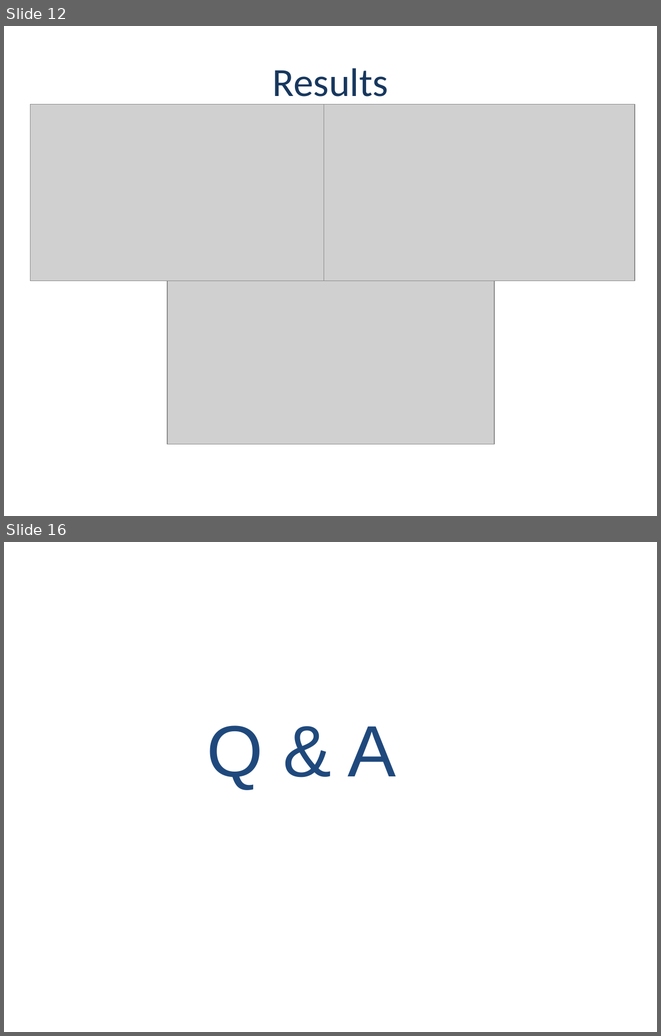
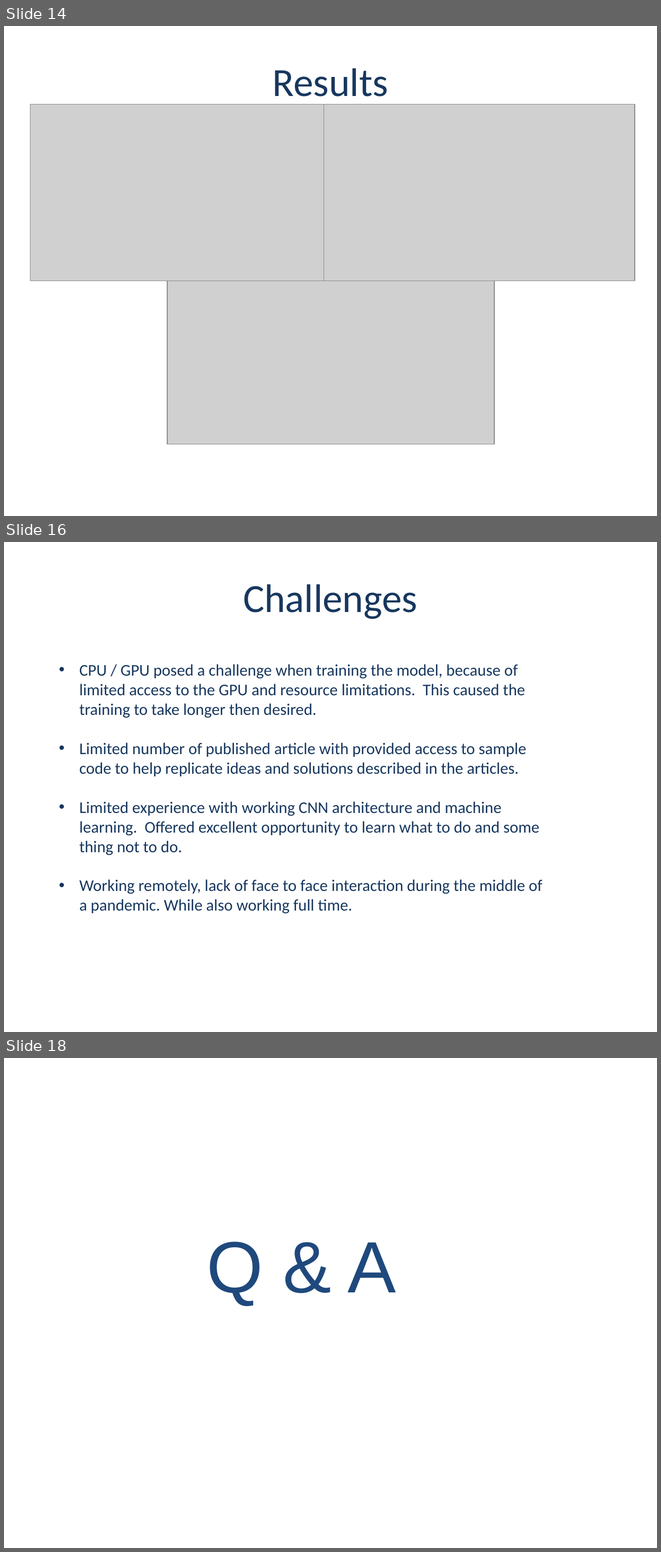
Before and after one commit to dmf49/cs5542FinalProject, a slide deck: Project Presentaion - Group 2- v1.2.0.pptx. Shown one above the other, each under a label of ours: slides 12 and 16 before the commit, slides 14, 16 and 18 after it; the slides between them are not shown. The pictures are 661x1036 and 661x1552 pixels, drawn with LibreOffice and Linux fonts; fonts in the diff are those of the drawing; grey boxes stand for pictures; background and template pictures are left out. Boxes give left, top, right and bottom in pixels: in the first picture for what was removed or moved away, otherwise in the second. Text is boxed around its words. In the diff, an @@ line names an element or a change of style, - is before the commit and + after.

```diff
--- a/Project Presentaion - Group 2- v1.2.0.pptx
+++ b/Project Presentaion - Group 2- v1.2.0.pptx
@@ slide 16 added at box(4, 542, 657, 1032), background picture (left out) @@
@@ text added at box(243, 584, 417, 619), 44 pt, text #17375E @@
+Challenges
@@ text added at box(79, 664, 542, 914), 18 pt, text #17375E @@
+• CPU / GPU posed a challenge when training the model, because of limited access to the GPU and resource limitations. This caused the training to take longer then desired.
+• Limited number of published article with provided access to sample code to help replicate ideas and solutions described in the articles.
+• Limited experience with working CNN architecture and machine learning. Offered excellent opportunity to learn what to do and some thing not to do.
+• Working remotely, lack of face to face interaction during the middle of a pandemic. While also working full time.
@@ what was slide 12 is now slide 14 @@
@@ what was slide 16 is now slide 18 @@
```
Also in this commit, not shown: 7 slides changed, 6 other slides added, 5 slides removed.
